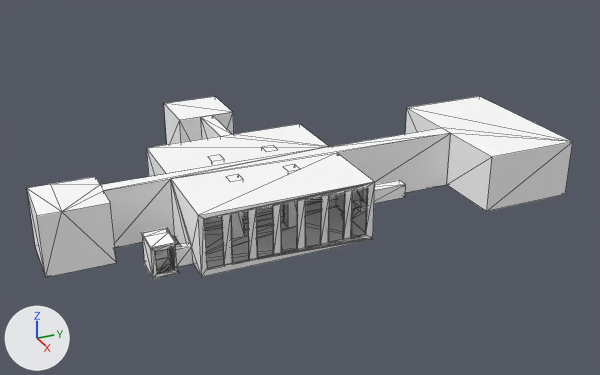
Two versions of the COLLADA model sketchups/home.dae, one commit apart.
One viewpoint serves both versions: a 50 mm camera at (117.4, -40.9, 62.3) aimed at (-6.0, 14.6, 0.6). The axes (+X, +Y, +Z) are drawn at lower left. The lights are the same throughout. Mesh edges are drawn as thin lines. Vertices at the same position are counted once.

In view in the first picture: 'SketchUp'.
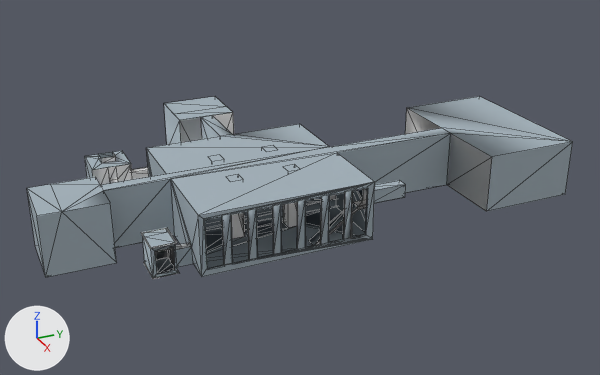
What differs and where, as boxes (x1, y1, x2, y2) in the pictures (600 x 375 px; the box of a moved part takes in the faces that stretch with it):
part 1 of me_sketchup, added
    after: (85, 97, 232, 185)
part 2 of me_sketchup, moved or reshaped
    before: (336, 191, 366, 232)
    after: (309, 184, 405, 245)
part 3 of me_sketchup, recoloured (white to grey)
    both: (27, 96, 573, 278)

The change in detail:
Material 'material_0' (mat_material_0) is new.
Its base color is (0.371, 0.445, 0.497) (grey #a4b2bb).
Its roughness is 0.9.
me_sketchup is used by ob_sketchup; location (0.0, 0.0, 0.0).
me_sketchup had 212 vertices, 400 faces and spanned x -34.0..16.0, y -31.6..56.8, z 0.0..10.0.
me_sketchup now has 259 vertices, 499 faces and spans x -34.0..16.0, y -31.6..56.8, z -0.5..10.0.
me_sketchup part 1: 48 vertices added at x -27.2..-8.8, y -19.4..8.7, z 0.0..10.0.
me_sketchup part 2: 14 vertices removed from x 7.2..13.9, y 16.1..17.6, z 0.0..5.2; 13 vertices added at x 11.8..13.7, y 8.1..17.6, z -0.5..5.3.
me_sketchup part 3: 238 faces spanning x -34.0..16.0, y -31.6..56.8, z 0.0..10.0 switch from mat_material (white #ffffff) to mat_material_0 (grey #a4b2bb).
